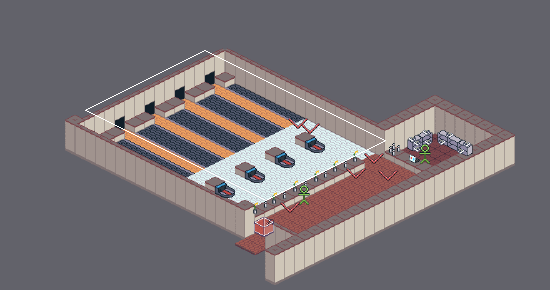
Two states of a Tiled map (JSON), src/map/floor1-bowlingalley.json. Above, an overview of the earlier version with the close-up marked.
Close-up. Before the edit:
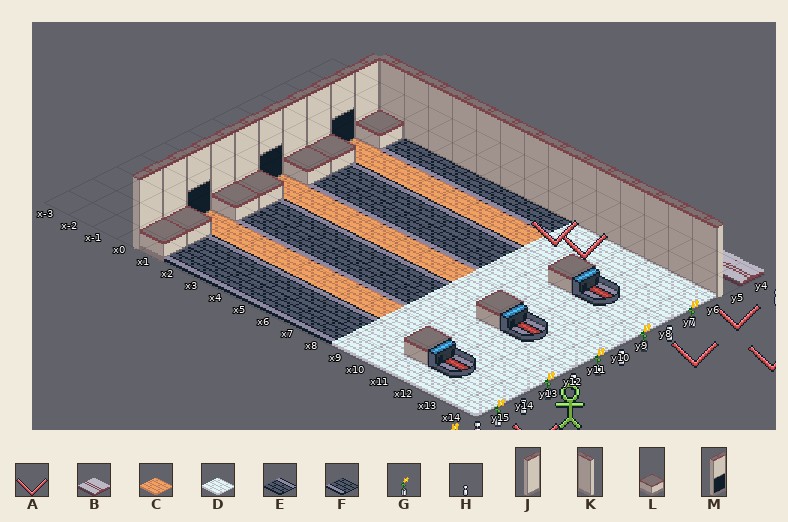
Cells are 32x16 px. Isometric: x runs down to the right, y down to the left. Shown: x -3..14, y 4..15. The commit also changed other parts of the map, which this record leaves out.
Key: from "control": A 1; from "floors": B 1, C 19, D 20, E 21, F 22; from "props_small": G 0, H 6; from "walls": J 0, K 1, L 16, M 27.
_ is an empty cell.
Objects are placed by the point they stand on, in cells (3,4 is the top-left corner of cell 3,4); size is 1x1 cell unless given.
Layers that did not change in this view are not listed.
Layer "Tiles" before, first column x -3:
 4 ____BEEEEEEEDDDBBB
 5 ____KKKKKKKKKKKKKK
 6 ___JLFFFFFFFDDDDDD
 7 ___MCCCCCCCCDDDDDD
 8 ___JLEEEEEEEDDLDDD
 9 ___JLFFFFFFFDDDDDD
10 ___MCCCCCCCCDDDDDD
11 ___JLEEEEEEEDDLDDD
12 ___JLFFFFFFFDDDDDD
13 ___MCCCCCCCCDDDDDD
14 ___JLEEEEEEEDDLDDD
15 ___JLFFFFFFFDDDDDD
Objects on layer "Objects" before:
H "24" at 16.5,4.5 size 1x2
H at 16.9,4.6 size 1x2
H at 16.6,5 size 1x2
A "MarkerPreventBowling" at 16.8,6.9 size 1x2
A "MarkerBowlReady" at 10.7,7.2 size 1x2
A "MarkerBowlBall" at 9.5,7.2 size 1x2
G at 15.8,7.8 size 1x2
H at 15.8,8.8 size 1x2
G at 15.8,9.8 size 1x2
H at 15.8,10.8 size 1x2
G at 15.8,11.7 size 1x2
H at 15.8,12.8 size 1x2
G at 15.8,13.8 size 1x2
H at 15.9,14.9 size 1x2
G at 15.8,15.9 size 1x2
H at 15.8,16.8 size 1x2
G at 15.9,17.9 size 1x2
New version:
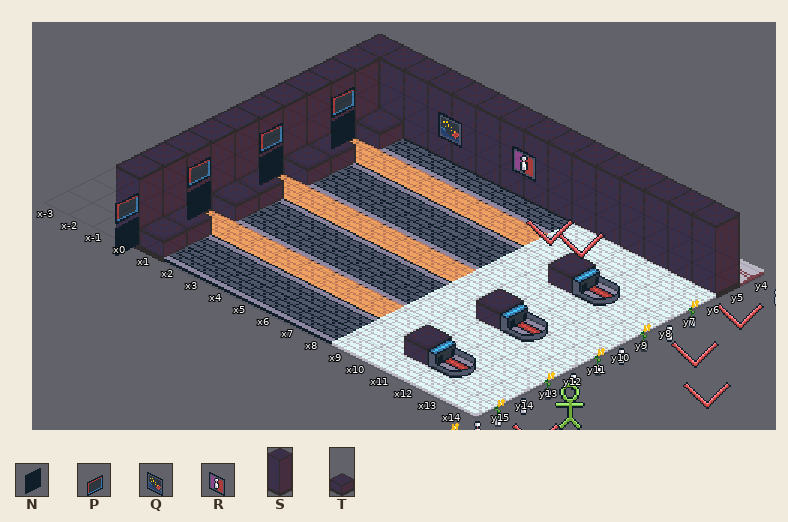
Further tiles: from "props_small": N 9, P 10, Q 12, R 13; from "walls": S 36, T 37.
What changed:
{"where": "layer \"Tiles\""}
{"y":5,"x":0,"old":"_KKKKKKKKKKKKKK","new":"SSSSSSSSSSSSSSS"}
{"y":6,"x":0,"old":"JL","new":"ST"}
{"y":7,"x":0,"old":"M","new":"S"}
{"y":8,"x":0,"old":"JL","new":"ST"}
{"y":8,"x":11,"old":"L","new":"T"}
{"y":9,"x":0,"old":"JL","new":"ST"}
{"y":10,"x":0,"old":"M","new":"S"}
{"y":11,"x":0,"old":"JL","new":"ST"}
{"y":11,"x":11,"old":"L","new":"T"}
{"y":12,"x":0,"old":"JL","new":"ST"}
{"y":13,"x":0,"old":"M","new":"S"}
{"y":14,"x":0,"old":"JL","new":"ST"}
{"y":14,"x":11,"old":"L","new":"T"}
{"y":15,"x":0,"old":"JL","new":"ST"}
{"where": "layer \"Objects\""}
{"now": "R at 6.2,5.2 size 1x2"}
{"now": "Q at 3.2,5.2 size 1x2"}
{"now": "P at -0.3,6.3 size 1x2"}
{"now": "N \"-10\" at 1.2,7.7 size 1x2"}
{"now": "P at -0.3,9.3 size 1x2"}
{"now": "N \"-10\" at 1.2,10.7 size 1x2"}
{"now": "P at -0.3,12.2 size 1x2"}
{"now": "N \"-10\" at 1.1,13.7 size 1x2"}
{"now": "P at -0.3,15.2 size 1x2"}
{"now": "N \"-10\" at 1.1,16.7 size 1x2"}
{"label":"changed","picture_box":[115,34,740,366]}
